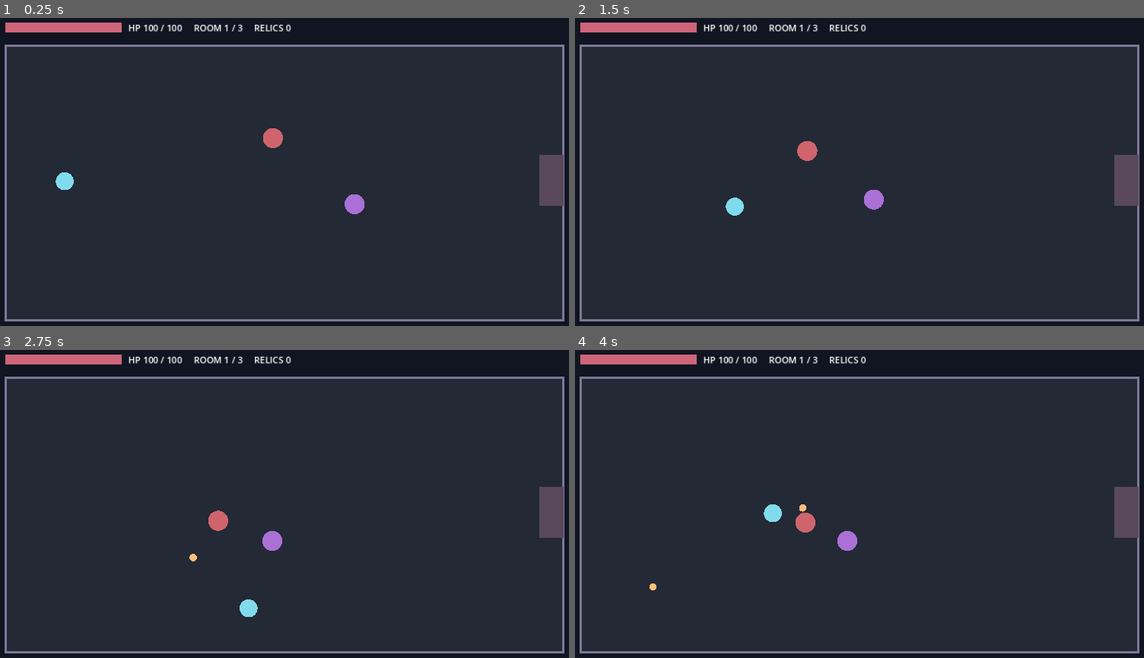
Above: before the commit, frames 1-4 (two rows, left to right).
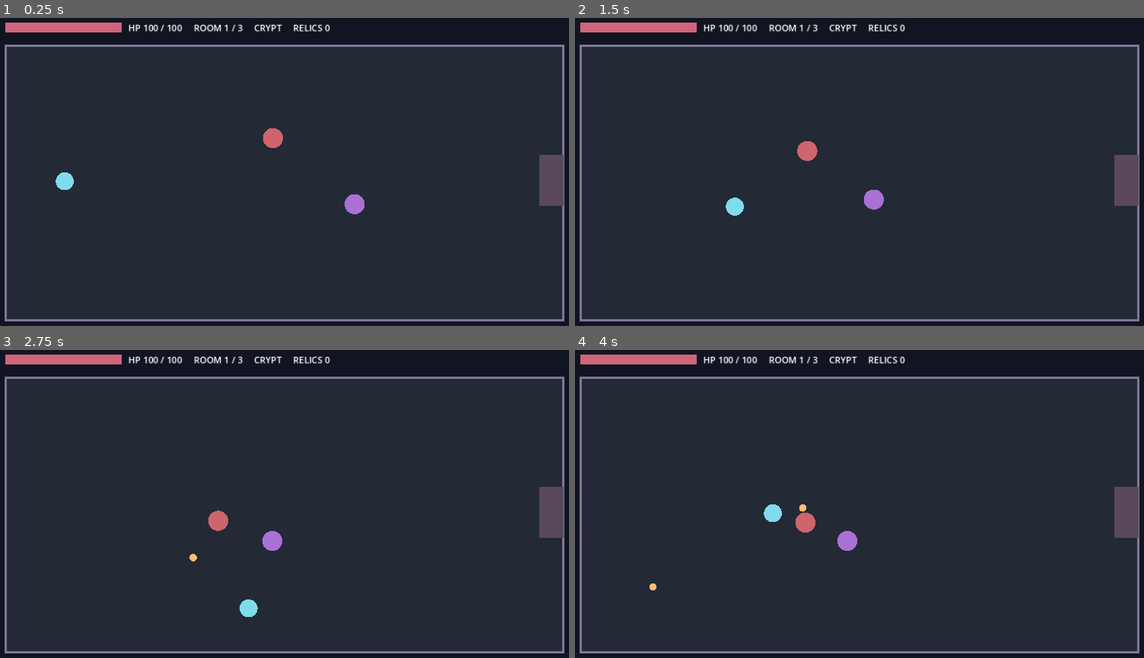
Above: after the commit, the same moments.

Repository: DoctorStrangeSH/Last-Ritual
Game: Godot game, scene res://scenes/topdown_night_prototype.tscn
Same seed, same stepped clock (60 frames per second), same inputs: the game is played once before the commit and once after it. This scene is started directly instead of the project's main scene.
Inputs (mouse positions are in pixels of both pictures, inside the frame that each line leads up to):
- Up to frame 1 (0.25 s): no input
- Up to frame 2 (1.5 s): tap Enter at 0.5 s; move the mouse to (996, 162) at 0.52 s; hold Right (ui_right) 0.53-1.28 s; tap R at 0.6, 1.35 s; click (996, 162) at 0.67 s; move the mouse to (740, 196) at 1.27 s; hold Down (ui_down) from 1.28 s (still down)
- Up to frame 3 (2.75 s): move the mouse to (347, 436) at 2.02 s; release Down (ui_down) at 2.03 s; hold Right (ui_right) from 2.03 s (still down); tap R at 2.1 s
- Up to frame 4 (4 s): move the mouse to (831, 581) at 2.77 s; release Right (ui_right) at 2.78 s; hold Up (ui_up) 2.78-3.53 s; tap R at 2.85, 3.6 s; click (831, 581) at 2.92 s; move the mouse to (1041, 565) at 3.52 s; hold Left (ui_left) from 3.53 s (still down)

The runs differ from the first frame. In frame 1, 0.2% of the frame differs, in the area x 44-59%, y 1-5%; in frame 2, 0.2%; in frame 3, 0.2%; in frame 4, 0.2%.

Commit message:
V4: воспроизводимые варианты ночных комнат по seed (#80)
* feat(v4): seeded night room variants with distinct enemy formations

* test(v4): night room seeds deterministic and change encounters

* docs(v4): mark boss interrupt merged and track seeded night rooms

Diff:
--- a/scripts/topdown_night_prototype.gd
+++ b/scripts/topdown_night_prototype.gd
@@ -4,6 +4,9 @@
 const SPEED := 240.0
 const ATTACK_RANGE := 155.0
 var room_index := 0
+var dungeon_seed := 0
+var room_variant := 0
+const ROOM_KINDS := ["CRYPT", "AMBUSH", "ELITE"]
 var player_pos := Vector2(160.0, 325.0)
 var player_hp := 100
 var enemies: Array[Dictionary] = []
@@ -28,9 +31,19 @@
     enemies.clear()
     hostile_shots.clear()
     ranged_fire_clock = 0.0
+    room_variant = posmod(dungeon_seed + index, ROOM_KINDS.size())
+    var offsets := [Vector2.ZERO, Vector2(-90.0, 65.0), Vector2(40.0, -65.0)]
+    var offset: Vector2 = offsets[room_variant]
     for i in range(2):
-        enemies.append({"pos": Vector2(570.0 + i * 160.0, 240.0 + i * 130.0), "hp": 3, "speed": 65.0 + i * 20.0, "ranged": i == 1})
-    queue_redraw()
+        enemies.append({"pos": Vector2(570.0 + i * 160.0, 240.0 + i * 130.0) + offset, "hp": 3 + (2 if room_variant == 2 else 0), "speed": 65.0 + i * 20.0 + (25.0 if room_variant == 1 else 0.0), "ranged": i == 1})
+    if room_variant == 2:
+        enemies.append({"pos": Vector2(850.0, 450.0), "hp": 6, "speed": 90.0, "ranged": false})
+    queue_redraw()
+
+func set_dungeon_seed(value: int) -> void:
+    dungeon_seed = value
+    if run_state == "playing" and room_index == 0 and rewards_taken == 0:
+        open_room(0)
 
 func move_player(direction: Vector2, delta: float) -> void:
     if run_state != "playing":
@@ -207,7 +220,7 @@
     draw_circle(player_pos, 17.0, Color("#80dbed"))
     draw_rect(Rect2(48.0, 25.0, 220.0, 18.0), Color("#442c37"))
     draw_rect(Rect2(48.0, 25.0, 220.0 * float(player_hp) / 100.0, 18.0), Color("#cf657a"))
-    draw_label("HP %d / 100     ROOM %d / 3     RELICS %d" % [player_hp, room_index + 1, relics.size()], Vector2(280, 41), 17)
+    draw_label("HP %d / 100     ROOM %d / 3     %s     RELICS %d" % [player_hp, room_index + 1, ROOM_KINDS[room_variant], relics.size()], Vector2(280, 41), 17)
     if run_state == "won":
         draw_rect(Rect2(350.0, 190.0, 452.0, 180.0), Color("#295343"))
         draw_label("VICTORY", Vector2(510, 245), 30)
--- a/tests/topdown_smoke.gd
+++ b/tests/topdown_smoke.gd
@@ -185,6 +185,14 @@
     var game = packed.instantiate()
     root.add_child(game)
     check(game.room_index == 0 and game.enemies.size() == 2, "First room has two enemy archetypes")
+    game.set_dungeon_seed(2)
+    check(game.room_variant == 2 and game.enemies.size() == 3, "Elite seed adds a third enemy")
+    var seeded_position: Vector2 = game.enemies[0]["pos"]
+    game.set_dungeon_seed(2)
+    check(game.enemies[0]["pos"] == seeded_position, "Same seed reproduces enemy formation")
+    game.set_dungeon_seed(1)
+    check(game.room_variant == 1 and game.enemies[0]["pos"] != seeded_position, "Different seed changes the room")
+    game.set_dungeon_seed(0)
     check(game.enemies[1]["ranged"], "Ranged enemy is present")
     check(not game.next_room(), "Room remains locked while enemies live")
     game.player_pos = Vector2(560.0, 240.0)
Not shown, changed: docs/ROADMAP.md
